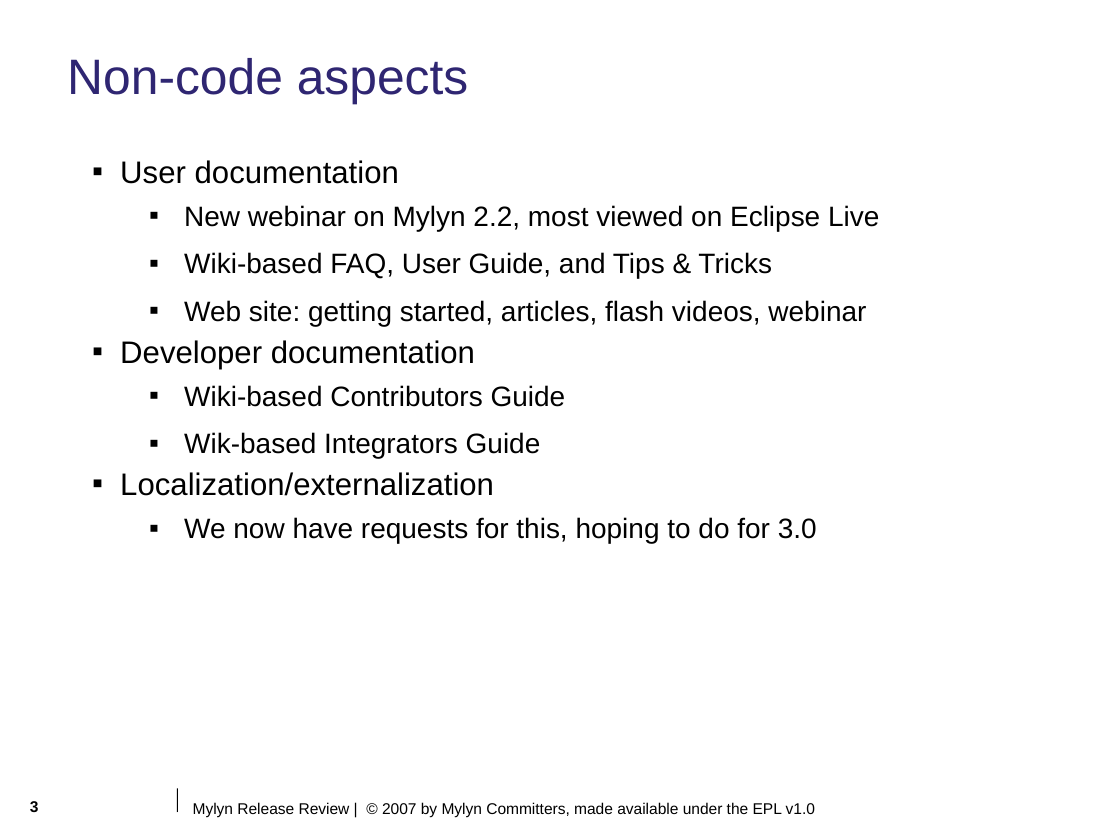
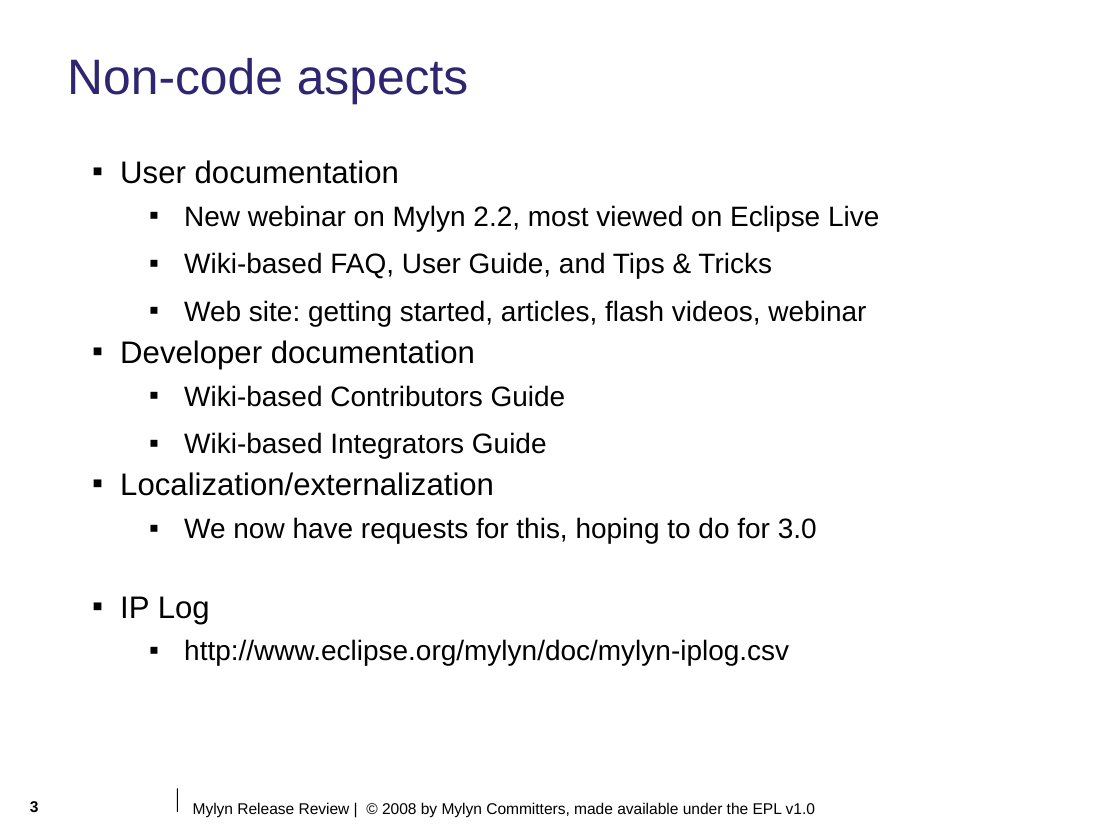
Before and after one commit to eclipse-mylyn/mylyn-website, a slide deck: slide 3 of publications/2008-02-mylyn-2.3-release-review.ppt. Drawn at 1120x840 pixels with LibreOffice and Linux fonts; fonts in the diff are those of the drawing; background and template pictures are left out. Boxes give left, top, right and bottom in pixels: in the first picture for what was removed or moved away, otherwise in the second. Text is boxed around its words. In the diff, an @@ line names an element or a change of style, - is before the commit and + after.

Commit message:
RESOLVED - bug 219626: create Mylyn 2.3 release review slides (due Feb. 21) https://bugs.eclipse.org/bugs/show_bug.cgi?id=219626

```diff
--- a/publications/2008-02-mylyn-2.3-release-review.ppt
+++ b/publications/2008-02-mylyn-2.3-release-review.ppt
@@ text at (184, 432, 547, 458): text changed @@
-  ▪ Wik-based Integrators Guide
+  ▪ Wiki-based Integrators Guide
@@ text at (120, 596, 789, 666): paragraphs added @@
+▪ IP Log
+  ▪ http://www.eclipse.org/mylyn/doc/mylyn-iplog.csv
@@ text at (193, 802, 815, 817): text changed @@
-Mylyn Release Review | © 2007 by Mylyn Committers, made available under the EPL v1.0
+Mylyn Release Review | © 2008 by Mylyn Committers, made available under the EPL v1.0
```
Also in this commit, not shown: 14 other slides changed, 1 other file.
